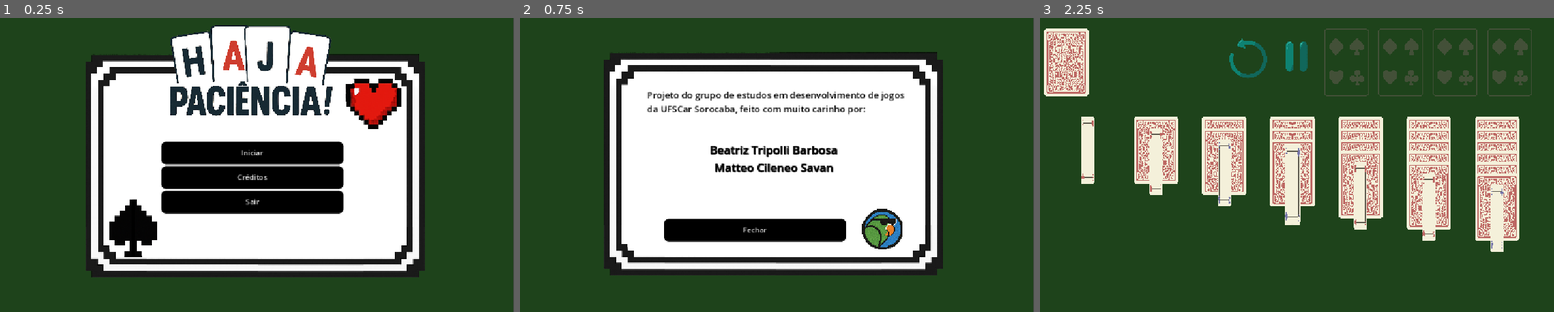
Above: before the commit, frames 1-3 (left to right).
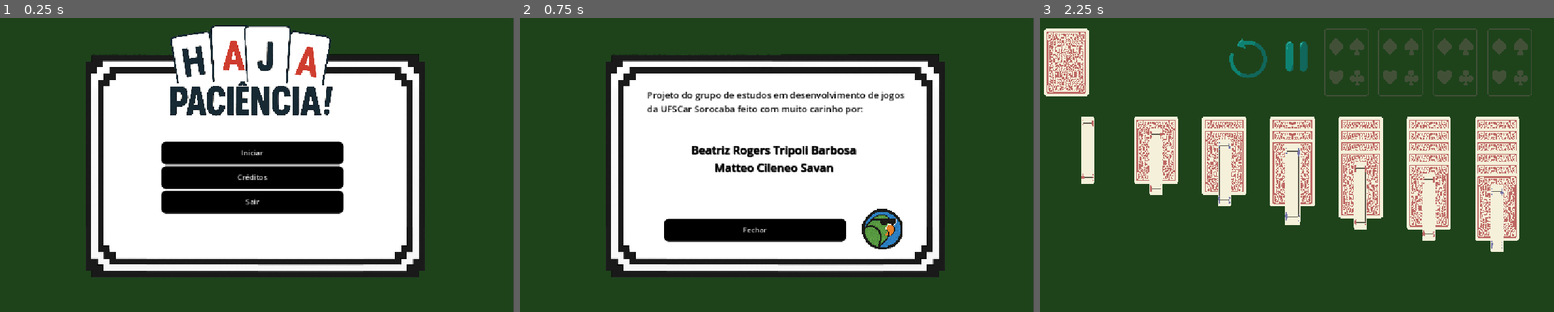
Above: after the commit, the same moments.

Repository: biarog/Paciencia-Maritacas
Game: Godot game, scene res://cenas/menu_inicial.tscn
Two runs of this game, one before a commit and one after it. Both use one fixed random seed, a clock stepped at 60 frames per second and the inputs below. Video files are missing from this copy of the repository; at most half a second of black plays in their place.
Inputs:
- Up to frame 1 (0.25 s): no input
- Up to frame 2 (0.75 s): click "Créditos" at 0.5 s
- Up to frame 3 (2.25 s): click "Fechar" at 1.25 s; click "Iniciar" at 2 s

The runs differ from the first frame. In frame 1, 2.5% of the frame differs, in the area x 21-79%, y 20-82%; in frame 2, 6.6%, in the area x 16-83%, y 11-89%; in frame 3, nothing differs.

Commit message:
menu inicial animado agora

Diff:
--- a/cenas/TelaVencedor.tscn
+++ b/cenas/TelaVencedor.tscn
@@ -87,7 +87,7 @@
 scale = Vector2(9125.16, 3930.91)
 sprite_frames = ExtResource("5_0vfom")
 animation = &"firework"
-frame_progress = 0.744661
+frame_progress = 0.922361
 
 [node name="AnimatedSprite2D_firework5" type="AnimatedSprite2D" parent="TelaVencedor"]
 z_index = 10
@@ -96,7 +96,7 @@
 scale = Vector2(9.65348, 7.33287)
 sprite_frames = ExtResource("5_0vfom")
 animation = &"firework"
-frame_progress = 0.416032
+frame_progress = 0.593732
 
 [node name="AnimatedSprite2D_firework4" type="AnimatedSprite2D" parent="TelaVencedor"]
 z_index = 10
@@ -105,7 +105,7 @@
 scale = Vector2(7.4954, 5.55587)
 sprite_frames = ExtResource("5_0vfom")
 animation = &"firework"
-frame_progress = 0.802212
+frame_progress = 0.979912
 
 [node name="AnimatedSprite2D_firework3" type="AnimatedSprite2D" parent="TelaVencedor"]
 z_index = 10
@@ -114,7 +114,7 @@
 scale = Vector2(9.77373, 7.91814)
 sprite_frames = ExtResource("5_0vfom")
 animation = &"firework"
-frame_progress = 0.0142141
+frame_progress = 0.191914
 
 [node name="AnimatedSprite2D_firework2" type="AnimatedSprite2D" parent="TelaVencedor"]
 z_index = 10
@@ -123,7 +123,7 @@
 scale = Vector2(3.1263, 2.81392)
 sprite_frames = ExtResource("5_0vfom")
 animation = &"firework"
-frame_progress = 0.701333
+frame_progress = 0.879033
 
 [node name="AnimatedSprite2D_firework" type="AnimatedSprite2D" parent="TelaVencedor"]
 z_index = 10
@@ -132,7 +132,7 @@
 scale = Vector2(3.32031, 2.99219)
 sprite_frames = ExtResource("5_0vfom")
 animation = &"firework"
-frame_progress = 0.238992
+frame_progress = 0.416692
 
 [node name="Label" type="Label" parent="TelaVencedor"]
 offset_left = 380.0
--- a/cenas/menu_inicial.tscn
+++ b/cenas/menu_inicial.tscn
@@ -1,7 +1,6 @@
-[gd_scene load_steps=11 format=3 uid="uid://d2qgnk8achqm0"]
+[gd_scene load_steps=12 format=3 uid="uid://d2qgnk8achqm0"]
 
 [ext_resource type="Script" uid="uid://dme8jcax44aft" path="res://scripts/menu_inicial.gd" id="1_fe3ib"]
-[ext_resource type="Texture2D" uid="uid://dwmuldbd54ma" path="res://Assets/imagens/moldura_tela_inicial.png" id="2_5hmyj"]
 [ext_resource type="StyleBox" uid="uid://copamx0wdawpr" path="res://estilos de botões/botao_cinza.tres" id="3_dyoa6"]
 [ext_resource type="StyleBox" uid="uid://dhyfgqmmu8wvq" path="res://estilos de botões/botao_preto.tres" id="3_mqa1b"]
 [ext_resource type="Texture2D" uid="uid://ccwsqxpiwa7qb" path="res://Assets/imagens/haja_paciencia_titulo_fundo_branco.png" id="3_qqmr5"]
@@ -9,6 +8,8 @@
 [ext_resource type="Texture2D" uid="uid://dnik77i516txi" path="res://Assets/imagens/simbolo_gamedev2.png" id="7_23omm"]
 [ext_resource type="Texture2D" uid="uid://3ykn2ctskv7d" path="res://Assets/imagens/simbolo_gamedev2_acinzentado.png" id="8_8mewt"]
 [ext_resource type="StyleBox" uid="uid://c2aj2svr7d1w" path="res://Assets/Styles/style_box_empty.tres" id="9_8mewt"]
+[ext_resource type="VideoStream" uid="uid://i4ufurfte8jh" path="res://Assets/imagens/espada_melhor.ogv" id="9_go3jw"]
+[ext_resource type="VideoStream" uid="uid://b4b3lmokdbhgg" path="res://Assets/imagens/coracao_melhor.ogv" id="10_go3jw"]
 
 [sub_resource type="Theme" id="Theme_atqwx"]
 
@@ -22,7 +23,7 @@
 offset_right = 1019.13
 offset_bottom = 624.0
 mouse_filter = 2
-texture = ExtResource("2_5hmyj")
+texture = ExtResource("6_02fs0")
 expand_mode = 3
 
 [node name="MarginContainer" type="MarginContainer" parent="."]
@@ -106,10 +107,10 @@
 visible = false
 
 [node name="TextureRect2" type="TextureRect" parent="Node2D"]
-offset_left = 128.0
-offset_top = 20.0
-offset_right = 1015.9
-offset_bottom = 620.0
+offset_left = 132.0
+offset_top = 24.0
+offset_right = 1019.9
+offset_bottom = 624.0
 mouse_filter = 2
 texture = ExtResource("6_02fs0")
 expand_mode = 3
@@ -152,7 +153,7 @@
 layout_mode = 2
 theme_override_colors/font_color = Color(0, 0, 0, 1)
 theme_override_font_sizes/font_size = 20
-text = "Projeto do grupo de estudos em desenvolvimento de jogos    da UFSCar Sorocaba, feito com muito carinho por:"
+text = "Projeto do grupo de estudos em desenvolvimento de jogos    da UFSCar Sorocaba feito com muito carinho por:"
 autowrap_mode = 1
 
 [node name="VBoxContainer" type="VBoxContainer" parent="Node2D"]
@@ -167,7 +168,7 @@
 theme_override_colors/font_color = Color(0, 0, 0, 1)
 theme_override_colors/font_shadow_color = Color(0, 0, 0, 1)
 theme_override_font_sizes/font_size = 25
-text = "Beatriz Tripolli Barbosa"
+text = "Beatriz Rogers Tripoli Barbosa"
 horizontal_alignment = 1
 
 [node name="Matteo" type="Label" parent="Node2D/VBoxContainer"]
@@ -178,6 +179,28 @@
 text = "Matteo Cileneo Savan"
 horizontal_alignment = 1
 
+[node name="espada" type="VideoStreamPlayer" parent="."]
+z_index = 4096
+offset_left = 266.0
+offset_top = 405.0
+offset_right = 1346.0
+offset_bottom = 1485.0
+scale = Vector2(0.1, 0.1)
+stream = ExtResource("9_go3jw")
+autoplay = true
+loop = true
+
+[node name="coracao" type="VideoStreamPlayer" parent="."]
+z_index = 4096
+offset_left = 784.0
+offset_top = 146.0
+offset_right = 1864.0
+offset_bottom = 1226.0
+scale = Vector2(0.1, 0.1)
+stream = ExtResource("10_go3jw")
+autoplay = true
+loop = true
+
 [connection signal="pressed" from="MarginContainer/VBoxContainer/Iniciar" to="." method="_on_iniciar_pressed"]
 [connection signal="pressed" from="MarginContainer/VBoxContainer/Creditos" to="." method="_on_creditos_pressed"]
 [connection signal="pressed" from="MarginContainer/VBoxContainer/Sair" to="." method="_on_sair_pressed"]
--- a/scripts/menu_inicial.gd
+++ b/scripts/menu_inicial.gd
@@ -12,6 +12,8 @@
 	$TextureRect2.hide()
 	$MarginContainer.hide()
 	$TextureRect.hide()
+	$espada.hide()
+	$coracao.hide()
 	$Node2D.show()
 
 
@@ -24,3 +26,5 @@
 	$TextureRect2.show()
 	$MarginContainer.show()
 	$TextureRect.show()
+	$espada.show()
+	$coracao.show()
Not shown, added: Assets/imagens/coracao_melhor.ogv.uid
Not shown, added: Assets/imagens/coracao_ok.ogv.uid
Not shown, added: Assets/imagens/espada.ogv.uid
Not shown, added: Assets/imagens/espada_melhor.ogv.uid
Not shown, added: Assets/imagens/espada_ok.ogv.uid
Not shown, added: Assets/imagens/coracao_melhor.ogv
Not shown, added: Assets/imagens/coracao_ok.ogv
Not shown, added: Assets/imagens/espada.ogv
Not shown, added: Assets/imagens/espada.webm
Not shown, added: Assets/imagens/espada_melhor.mp4
Not shown, added: Assets/imagens/espada_melhor.ogv
Not shown, added: Assets/imagens/espada_ok.ogv
